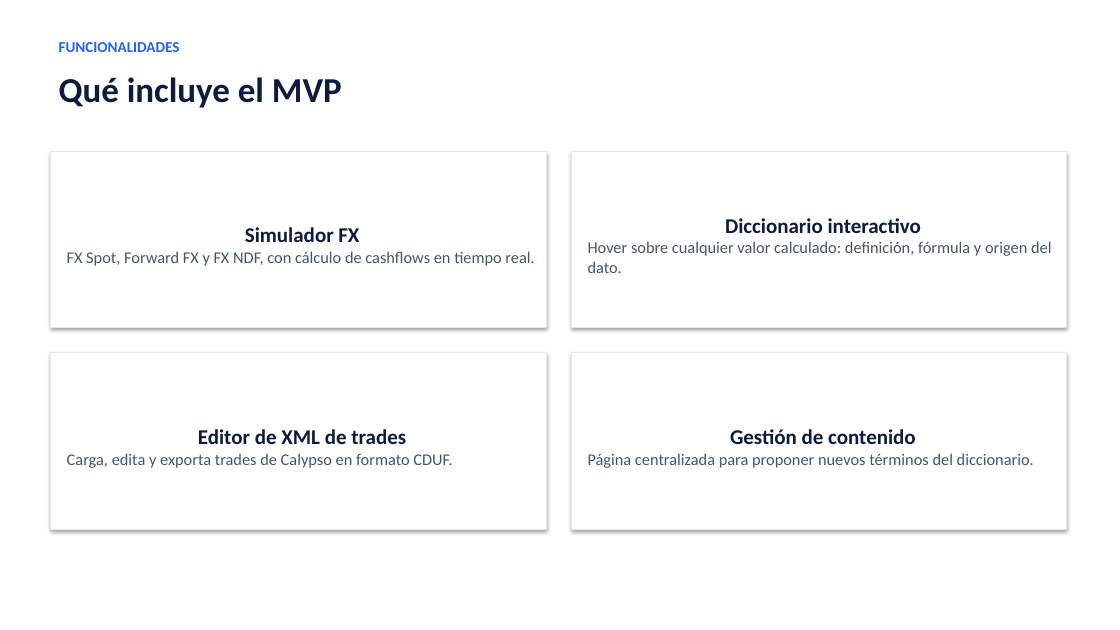
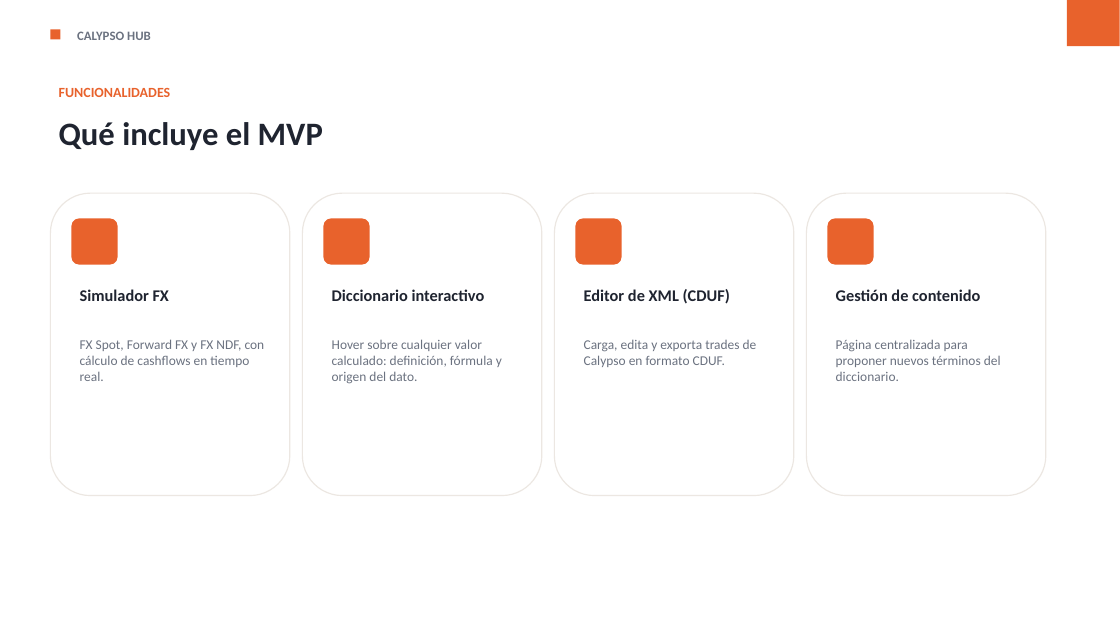
Before and after one commit to gabrielalonso-pr/calypso-knowledge-hub, a slide deck: slide 4 of presentation/calypso-knowledge-hub.pptx. Drawn at 1120x630 pixels with LibreOffice and Linux fonts; fonts in the diff are those of the drawing. Boxes give left, top, right and bottom in pixels: in the first picture for what was removed or moved away, otherwise in the second. Text is boxed around its words. In the diff, an @@ line names an element or a change of style, - is before the commit and + after.

```diff
--- a/presentation/calypso-knowledge-hub.pptx
+++ b/presentation/calypso-knowledge-hub.pptx
@@ rectangle added at [50, 29, 60, 39], fill #E8622C @@
@@ rectangle added at [1067, 0, 1120, 46], fill #E8622C @@
@@ text added at [77, 31, 151, 40], 11 pt, text #6B7280, bold @@
+CALYPSO HUB
@@ text "FUNCIONALIDADES": place and size @@
-text "FUNCIONALIDADES" at [59, 42, 180, 52]
+text "FUNCIONALIDADES" at [59, 88, 171, 97]
@@ text "FUNCIONALIDADES" at [59, 88, 171, 97]: size 13 to 12 pt, text colour #2563EB to #E8622C @@
@@ text "Qué incluye el MVP": place and size @@
-text "Qué incluye el MVP" at [59, 77, 342, 108]
+text "Qué incluye el MVP" at [59, 122, 323, 150]
@@ text "Qué incluye el MVP" at [59, 122, 323, 150]: size 30 to 28 pt, text colour #0F1B3D to #1F2430 @@
@@ rounded rectangle added at [50, 193, 290, 496], fill #FFFFFF, outline #ECE7E2 1 pt @@
@@ rounded rectangle added at [302, 193, 542, 496], fill #FFFFFF, outline #ECE7E2 1 pt @@
@@ rounded rectangle added at [555, 193, 794, 496], fill #FFFFFF, outline #ECE7E2 1 pt @@
@@ rounded rectangle added at [807, 193, 1046, 496], fill #FFFFFF, outline #ECE7E2 1 pt @@
@@ rounded rectangle added at [71, 218, 118, 265], fill #E8622C @@
@@ text at [245, 227, 359, 242]: paragraph removed @@
-Simulador FX
@@ rounded rectangle added at [323, 218, 370, 265], fill #E8622C @@
@@ rounded rectangle added at [576, 218, 622, 265], fill #E8622C @@
@@ text at [725, 218, 921, 233]: paragraph removed @@
-Diccionario interactivo
@@ rounded rectangle added at [828, 218, 874, 265], fill #E8622C @@
@@ text added at [80, 289, 169, 301], 14 pt, text #1F2430, bold @@
+Simulador FX
@@ text added at [332, 289, 485, 301], 14 pt, text #1F2430, bold @@
+Diccionario interactivo
@@ text added at [584, 289, 730, 304], 14 pt, text #1F2430, bold @@
+Editor de XML (CDUF)
@@ text added at [836, 289, 980, 301], 14 pt, text #1F2430, bold @@
+Gestión de contenido
@@ rectangle removed at [50, 353, 546, 529] @@
-Editor de XML de trades
-Carga, edita y exporta trades de Calypso en formato CDUF.
@@ text "FX Spot, Forward FX y ...": place and size @@
-text "FX Spot, Forward FX y ..." at [50, 151, 546, 328]
+text "FX Spot, Forward FX y ..." at [80, 339, 265, 381]
@@ size 14 to 11.5 pt, text colour #475569 to #6B7280; more space between paragraphs; vertical alignment middle to top; fill #FFFFFF to none; outline #E2E8F0 0.75 pt to none; shadow off in 3 elements at [836, 339, 1001, 381], [80, 339, 265, 381], [332, 339, 502, 384] @@
@@ text "Hover sobre cualquier valor calculado: ...": place and size @@
-text "Hover sobre cualquier valor calculado: ..." at [571, 151, 1067, 328]
+text "Hover sobre cualquier valor calculado: ..." at [332, 339, 502, 384]
@@ text added at [584, 340, 757, 367], 11.5 pt, text #6B7280 @@
+Carga, edita y exporta trades de Calypso en formato CDUF.
@@ text "Página centralizada para proponer nuevos ...": place and size @@
-text "Página centralizada para proponer nuevos ..." at [571, 353, 1067, 529]
+text "Página centralizada para proponer nuevos ..." at [836, 339, 1001, 381]
@@ text at [730, 429, 916, 444]: paragraph removed @@
-Gestión de contenido
```
Also in this commit, not shown: 11 other slides changed, 1 other file.
